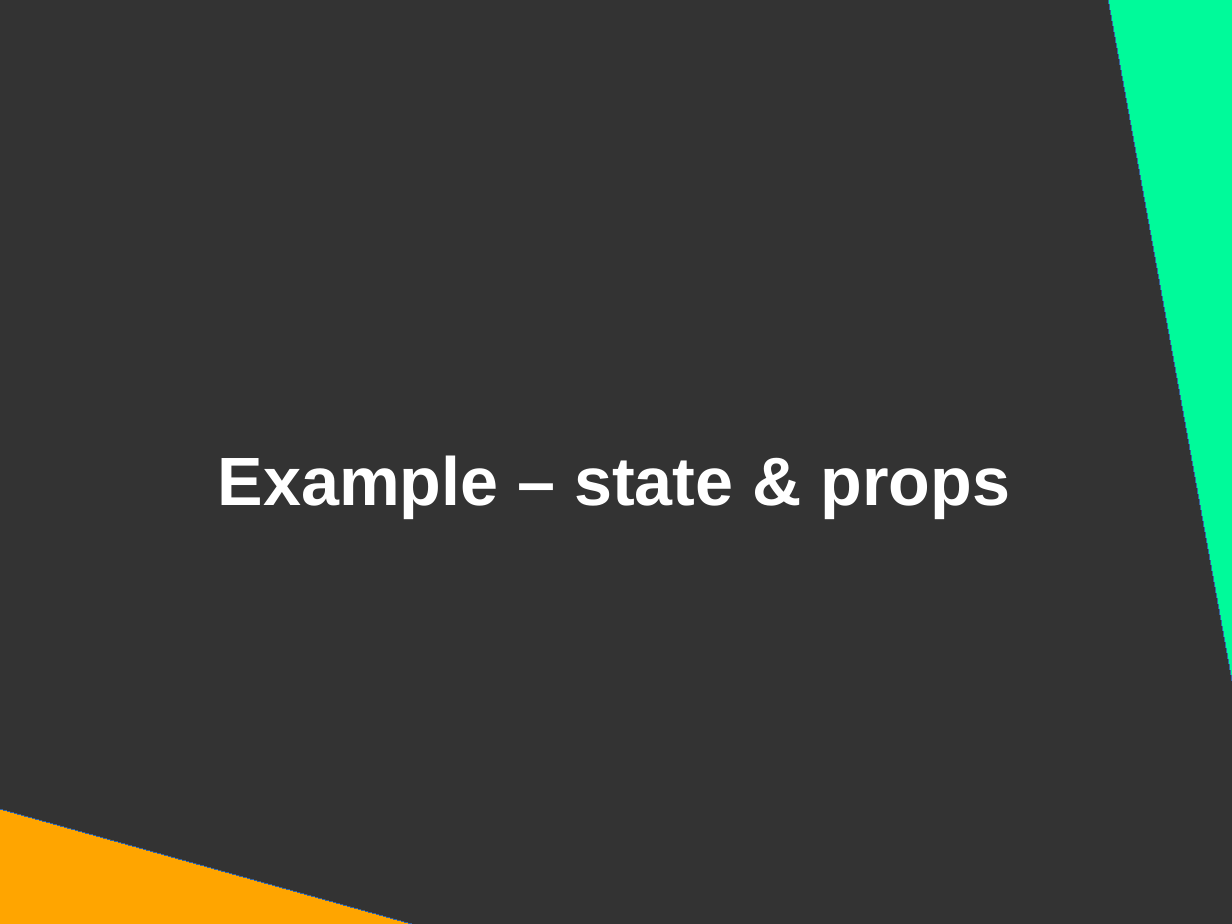
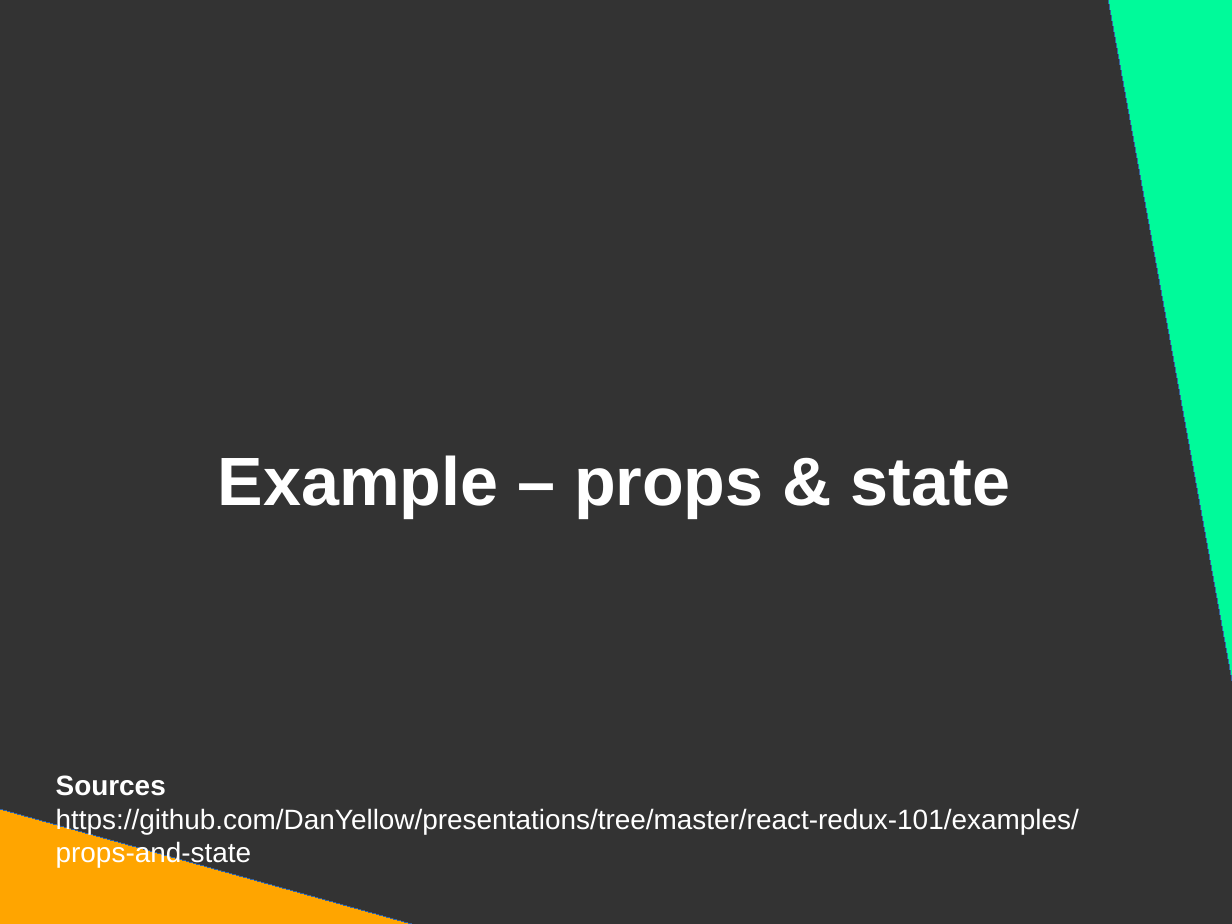
Before and after one commit to DanYellow/presentations, a slide deck: slide 26 of react-redux-101/presentation.odp. Drawn at 1232x924 pixels with LibreOffice and Linux fonts; fonts in the diff are those of the drawing. Boxes give left, top, right and bottom in pixels: in the first picture for what was removed or moved away, otherwise in the second. Text is boxed around its words. In the diff, an @@ line names an element or a change of style, - is before the commit and + after.

```diff
--- a/react-redux-101/presentation.odp
+++ b/react-redux-101/presentation.odp
@@ title at box(218, 455, 1010, 518): text changed @@
-Example – state & props
+Example – props & state
@@ text added at box(56, 775, 1079, 868), 18 pt, text #FFFFFF @@
+Sources
+https://github.com/DanYellow/presentations/tree/master/react-redux-101/examples/props-and-state
```
Also in this commit, not shown: 5 other slides changed, 4 slides added, 2 slides removed, 1 other file.
